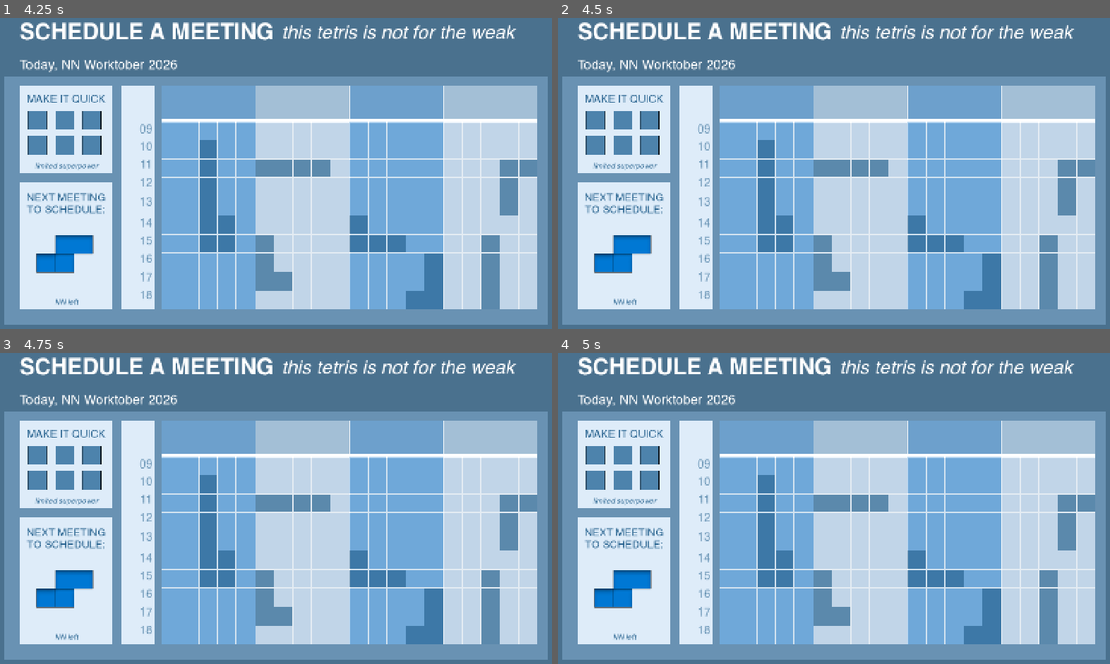
Above: before the commit, frames 1-4 (two rows, left to right).
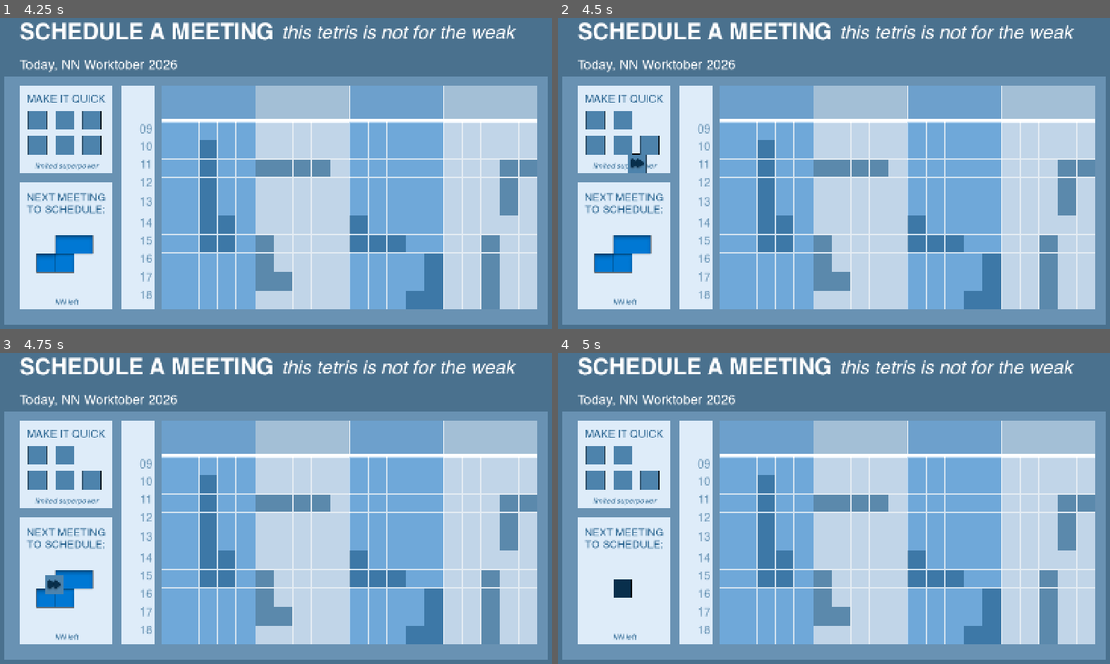
Above: after the commit, the same moments.

Repository: grkovalev/office-game
Game: Godot game, scene res://calendartetris.tscn
Same seed, same stepped clock (60 frames per second), same inputs: the game is played once before the commit and once after it. This scene is started directly instead of the project's main scene.
Inputs (mouse positions are in pixels of both pictures, inside the frame that each line leads up to):
- Up to frame 1 (4.25 s): tap Enter at 0.5, 2, 3.5 s; move the mouse to (397, 167) at 0.52 s; click (397, 167) at 0.67 s; tap Space at 1.25, 2.75 s; drag from (160, 207) to (66, 254) at 1.27 s; move the mouse to (325, 95) at 2.02 s; click (325, 95) at 2.17 s; drag from (242, 269) to (104, 123) at 2.77 s; move the mouse to (441, 248) at 3.52 s; click (441, 248) at 3.67 s
- Up to frame 2 (4.5 s): tap Space at 4.25 s; drag from (662, 123) to (624, 254) at 4.27 s
- Up to frame 3 (4.75 s): no input
- Up to frame 4 (5 s): no input

Frame 1 is identical in both runs. In frame 2, 0.4% of the frame differs, in the area x 12-19%, y 29-50%; in frame 3, 0.4%; in frame 4, 1.1%, in the area x 6-19%, y 29-83%.

Commit message:
make it quick mechanic implementation

Diff:
--- a/calendartetris.gd
+++ b/calendartetris.gd
@@ -60,6 +60,17 @@
 func cell_in_bounds(cell: Vector2i) -> bool:
 	return cell.x >= 0 and cell.x < GRID_WIDTH and cell.y >= 0 and cell.y < GRID_HEIGHT
 
+func is_cell_occupied(cell: Vector2i) -> bool:
+	if not cell_in_bounds(cell):
+		return false
+	return cells[cell.y][cell.x]
+
+func place_quick_shape(cell: Vector2i) -> void:
+	if not cell_in_bounds(cell):
+		return
+	cells[cell.y][cell.x] = true
+	set_cell_color(cell, Color(0.769, 0.388, 0.0, 0.8))
+
 func clamp_base_cell_for_shape(local_cells: Array, base_cell: Vector2i) -> Vector2i:
 	var min_lx := 0
 	var max_lx := 0
@@ -118,7 +129,6 @@
 const PREFILLED_TILE := Color(0.0, 0.271, 0.471, 0.443)
 const COLUMNS_PER_REGION := 5
 
-## Returns [min_col, max_col, min_row, max_row] for base_cell so that base_cell + local stays in region and bounds.
 func _base_cell_range_in_region(local_cells: Array, col_start: int, col_end: int) -> Array:
 	var min_lx := 0
 	var max_lx := 0
--- a/calendartetris.tscn
+++ b/calendartetris.tscn
@@ -12,6 +12,7 @@
 [ext_resource type="Texture2D" uid="uid://h3vuqnh2jtf3" path="res://ui_buttons/calendartetris/tetromino_pieces/shape_l.png" id="8_xt0v1"]
 [ext_resource type="Texture2D" uid="uid://cubvjfydm27r6" path="res://ui_buttons/calendartetris/tetromino_pieces/shape_j.png" id="9_sriha"]
 [ext_resource type="Texture2D" uid="uid://csu44dfogy51c" path="res://ui_buttons/calendartetris/tetromino_pieces/shape_t.png" id="10_sriha"]
+[ext_resource type="Script" uid="uid://u7uf34hw715o" path="res://quickshapepack.gd" id="13_uq6hu"]
 [ext_resource type="Texture2D" uid="uid://bfofcsvh8v2vi" path="res://ui_buttons/calendartetris/tetromino_pieces/shape_q_atlas.png" id="13_yv368"]
 
 [sub_resource type="Gradient" id="Gradient_k6kum"]
@@ -310,6 +311,7 @@
 
 [node name="quickshapepack" type="Node2D" parent="." unique_id=1875822199]
 position = Vector2(-8, 8)
+script = ExtResource("13_uq6hu")
 
 [node name="quickshape" type="Node2D" parent="quickshapepack" unique_id=1553301594]
 position = Vector2(136, 365)
--- /dev/null
+++ b/quickshapepack.gd
@@ -0,0 +1,100 @@
+extends Node2D
+
+const ATLAS_CELL_SIZE := 51
+const ATLAS_INDEX_0 := Rect2(0, 0, 51, 51)
+const ATLAS_INDEX_1 := Rect2(51, 0, 51, 51)
+const ATLAS_INDEX_2 := Rect2(102, 0, 51, 51)
+
+func _set_qshape_atlas(qs: Node2D, index: int) -> void:
+	var img: Sprite2D = qs.get_node_or_null("qshape_img")
+	if img == null:
+		return
+	match index:
+		0:
+			img.region_rect = ATLAS_INDEX_0
+		1:
+			img.region_rect = ATLAS_INDEX_1
+		2:
+			img.region_rect = ATLAS_INDEX_2
+		_:
+			img.region_rect = ATLAS_INDEX_0
+
+@onready var tetromino_lib = $"../tetromino_lib"
+@onready var quickshapes: Array[Node2D] = [
+	$quickshape, $quickshape2, $quickshape3, $quickshape4,
+	$quickshape5, $quickshape6
+]
+
+var dragging_quickshape: Node2D = null
+var drag_offset: Vector2 = Vector2.ZERO
+var quickshape_original_pos: Vector2 = Vector2.ZERO
+
+func _unhandled_input(event: InputEvent) -> void:
+	if event is InputEventMouseButton:
+		var mb := event as InputEventMouseButton
+		if mb.button_index != MOUSE_BUTTON_LEFT:
+			return
+		if mb.pressed:
+			_try_start_quickshape_drag()
+		else:
+			if dragging_quickshape != null:
+				_finish_quickshape_drag()
+	elif event is InputEventMouseMotion:
+		if dragging_quickshape != null:
+			_update_quickshape_drag()
+
+func _try_start_quickshape_drag() -> void:
+	if tetromino_lib == null:
+		return
+	var mouse_pos := get_global_mouse_position()
+	for qs in quickshapes:
+		if not is_instance_valid(qs):
+			continue
+		if _is_quickshape_used(qs):
+			continue
+		var dist := qs.global_position.distance_to(mouse_pos)
+		if dist < 40:
+			dragging_quickshape = qs
+			drag_offset = qs.global_position - mouse_pos
+			quickshape_original_pos = qs.global_position
+			_set_qshape_atlas(qs, 1)
+			get_viewport().set_input_as_handled()
+			return
+
+func _update_quickshape_drag() -> void:
+	if dragging_quickshape == null:
+		return
+	dragging_quickshape.global_position = get_global_mouse_position() + drag_offset
+
+func _finish_quickshape_drag() -> void:
+	if dragging_quickshape == null:
+		return
+	if tetromino_lib == null:
+		_set_qshape_atlas(dragging_quickshape, 0)
+		dragging_quickshape.global_position = quickshape_original_pos
+		dragging_quickshape = null
+		return
+	var mouse_pos := get_global_mouse_position()
+	var dropped_on_slot := _is_over_spawn_slot(mouse_pos)
+	if dropped_on_slot >= 0:
+		_assign_quickshape_to_slot(dropped_on_slot, dragging_quickshape)
+	else:
+		_set_qshape_atlas(dragging_quickshape, 0)
+		dragging_quickshape.global_position = quickshape_original_pos
+	dragging_quickshape = null
+
+func _is_quickshape_used(qs: Node2D) -> bool:
+	if not is_instance_valid(qs):
+		return true
+	return tetromino_lib.is_quickshape_assigned(qs)
+
+func _is_over_spawn_slot(global_pos: Vector2) -> int:
+	for i in range(tetromino_lib.slots.size()):
+		var slot: Node2D = tetromino_lib.slots[i]
+		var dist := slot.global_position.distance_to(global_pos)
+		if dist < 60:
+			return i
+	return -1
+
+func _assign_quickshape_to_slot(slot_index: int, qs: Node2D) -> void:
+	tetromino_lib.assign_quickshape_to_slot(slot_index, qs)
--- a/tetromino_lib.gd
+++ b/tetromino_lib.gd
@@ -2,6 +2,8 @@
 
 @onready var board = $"../grid_container"
 @onready var slots = [ $spawn_slot_0]
+@onready var quickshapepack = $"../quickshapepack"
+var quickshape_slots: Dictionary = {}
 
 @onready var TEMPLATE_SHAPES := {
 	"O": $shape_o_area,
@@ -13,6 +15,7 @@
 	"T": $shape_t_area,
 }
 
+
 const TILE_SIZE := 50
 const SHAPES := {
 	"O": [
@@ -135,14 +138,29 @@
 		if piece["placed"]:
 			continue
 
-		var area: Area2D = piece["area"]
-		var local_pos := area.to_local(mouse_pos)
-		var rect := Rect2(Vector2(-2 * TILE_SIZE, -2 * TILE_SIZE), Vector2(4 * TILE_SIZE, 4 * TILE_SIZE))
-		if rect.has_point(local_pos):
-			selected_slot = i
-			dragging = true
-			drag_offset = area.global_position - mouse_pos
-			break
+		if _is_quickshape_piece(piece):
+			var qs: Node2D = piece["quickshape"]
+			if not is_instance_valid(qs):
+				pieces[i] = null
+				quickshape_slots.erase(i)
+				continue
+			var dist := qs.global_position.distance_to(mouse_pos)
+			if dist < 40:
+				selected_slot = i
+				dragging = true
+				drag_offset = qs.global_position - mouse_pos
+				break
+		else:
+			var area: Area2D = piece["area"]
+			if not is_instance_valid(area):
+				continue
+			var local_pos := area.to_local(mouse_pos)
+			var rect := Rect2(Vector2(-2 * TILE_SIZE, -2 * TILE_SIZE), Vector2(4 * TILE_SIZE, 4 * TILE_SIZE))
+			if rect.has_point(local_pos):
+				selected_slot = i
+				dragging = true
+				drag_offset = area.global_position - mouse_pos
+				break
 
 
 func _update_drag() -> void:
@@ -152,18 +170,30 @@
 	if piece == null:
 		return
 
-	var area: Area2D = piece["area"]
 	var mouse_pos := get_global_mouse_position()
-	area.global_position = mouse_pos + drag_offset
+	if _is_quickshape_piece(piece):
+		var qs: Node2D = piece["quickshape"]
+		if is_instance_valid(qs):
+			qs.global_position = mouse_pos + drag_offset
+	else:
+		var area: Area2D = piece["area"]
+		if is_instance_valid(area):
+			area.global_position = mouse_pos + drag_offset
 
 
 func _finish_drag() -> void:
+	if selected_slot < 0:
+		dragging = false
+		return
+
+	var piece = pieces[selected_slot]
+	if _is_quickshape_piece(piece):
+		_try_place_quickshape_on_board(selected_slot)
+	else:
+		_try_place_piece_on_board(selected_slot)
+
+	selected_slot = -1
 	dragging = false
-	if selected_slot < 0:
-		return
-
-	_try_place_piece_on_board(selected_slot)
-	selected_slot = -1
 
 
 func _rotate_selected_piece() -> void:
@@ -171,6 +201,8 @@
 		return
 	var piece = pieces[selected_slot]
 	if piece == null:
+		return
+	if _is_quickshape_piece(piece):
 		return
 
 	var shape_id: String = piece["shape_id"]
@@ -197,6 +229,31 @@
 			return Vector2(base_offset.y, -base_offset.x)
 	return base_offset
 
+func _try_place_quickshape_on_board(slot_index: int) -> void:
+	var piece = pieces[slot_index]
+	if piece == null or not _is_quickshape_piece(piece):
+		return
+
+	var qs: Node2D = piece["quickshape"]
+	if not is_instance_valid(qs):
+		pieces[slot_index] = null
+		quickshape_slots.erase(slot_index)
+		return
+
+	var cell: Vector2i = board.world_to_cell(qs.global_position)
+	if not board.cell_in_bounds(cell):
+		qs.global_position = piece["original_pos"]
+		return
+	if board.is_cell_occupied(cell):
+		qs.global_position = piece["original_pos"]
+		return
+
+	board.place_quick_shape(cell)
+	qs.queue_free()
+	quickshape_slots.erase(slot_index)
+	pieces[slot_index] = null
+	spawn_piece(slot_index)
+
 func _try_place_piece_on_board(slot_index: int) -> void:
 	var piece = pieces[slot_index]
 	if piece == null:
@@ -214,3 +271,51 @@
 		spawn_piece(slot_index)
 	else:
 		area.global_position = piece["original_pos"]
+
+func is_quickshape_assigned(qs: Node2D) -> bool:
+	for slot_i in quickshape_slots:
+		if quickshape_slots[slot_i] == qs:
+			return true
+	return false
+
+func assign_quickshape_to_slot(slot_index: int, qs: Node2D) -> void:
+	if slot_index < 0 or slot_index >= slots.size():
+		return
+	# Remove existing tetromino piece from slot
+	var old_piece = pieces[slot_index]
+	if old_piece != null:
+		var area: Area2D = old_piece["area"]
+		if is_instance_valid(area):
+			area.queue_free()
+		pieces[slot_index] = null
+	quickshape_slots[slot_index] = qs
+	_set_qshape_atlas(qs, 2)
+	qs.global_position = slots[slot_index].global_position
+	pieces[slot_index] = {
+		"shape_id": "Q",
+		"rotation": 0,
+		"area": null,
+		"quickshape": qs,
+		"slot": slot_index,
+		"placed": false,
+		"original_pos": qs.global_position,
+	}
+
+func _set_qshape_atlas(qs: Node2D, index: int) -> void:
+	var img: Sprite2D = qs.get_node_or_null("qshape_img")
+	if img == null:
+		return
+	match index:
+		0:
+			img.region_rect = Rect2(0, 0, 51, 51)
+		1:
+			img.region_rect = Rect2(51, 0, 51, 51)
+		2:
+			img.region_rect = Rect2(102, 0, 51, 51)
+		_:
+			img.region_rect = Rect2(0, 0, 51, 51)
+
+func _is_quickshape_piece(piece: Variant) -> bool:
+	if piece == null:
+		return false
+	return piece.get("quickshape", null) != null
Not shown, added: quickshapepack.gd.uid
